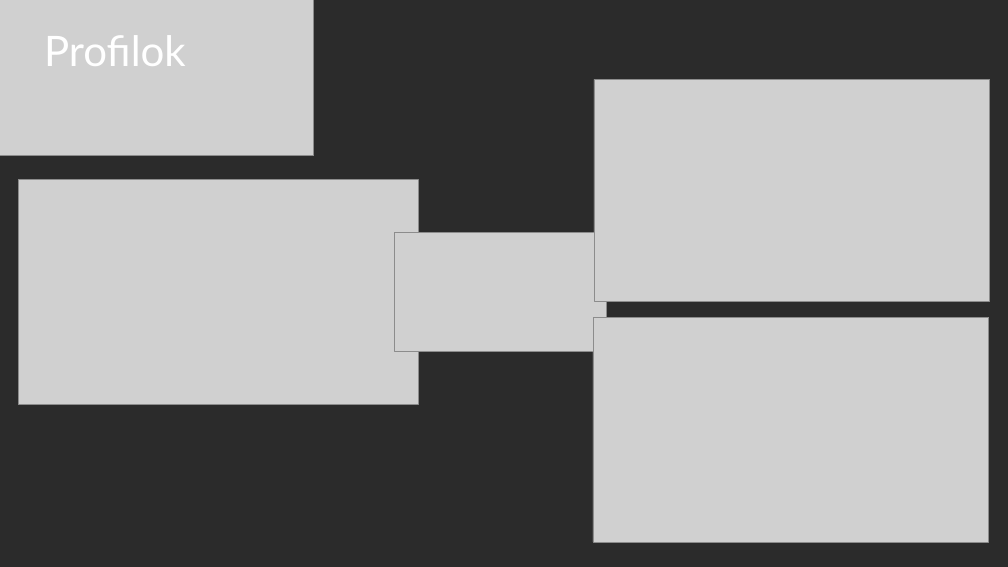
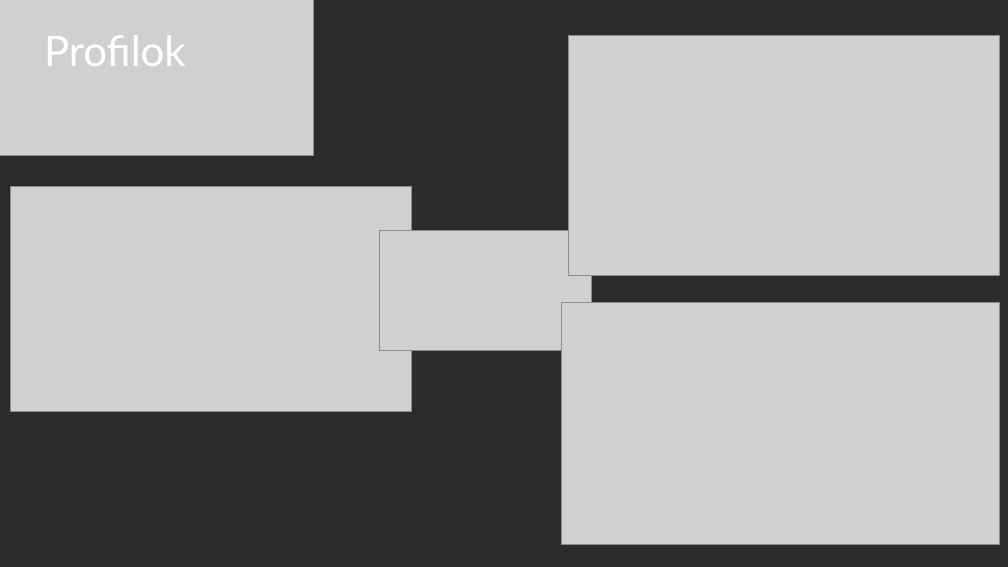
Before and after one commit to ponuzsr/vizsgaremek, a slide deck: slide 15 of Vizsgaremek_Ppt.pptx (slide 13 before the commit). Drawn at 1008x567 pixels with LibreOffice and Linux fonts; fonts in the diff are those of the drawing; grey boxes stand for pictures; background and template pictures are left out; a plain dark background stands for a picture behind light text. Boxes give left, top, right and bottom in pixels: in the first picture for what was removed or moved away, otherwise in the second. Text is boxed around its words. In the diff, an @@ line names an element or a change of style, - is before the commit and + after.

Commit message:
Powerpoint images is added
Our ppt is almost done 70%

```diff
--- a/Vizsgaremek_Ppt.pptx
+++ b/Vizsgaremek_Ppt.pptx
@@ picture: place and size @@
-picture at (594,79,991,302)
+picture at (569,36,999,276)
@@ picture: place and size @@
-picture at (18,180,418,405)
+picture at (11,187,411,411)
@@ picture: place and size @@
-picture at (394,232,606,352)
+picture at (380,231,592,350)
@@ picture: place and size @@
-picture at (593,318,989,542)
+picture at (562,302,1000,545)
```
Also in this commit, not shown: 13 other slides changed, 8 slides added, 1 slide removed.
